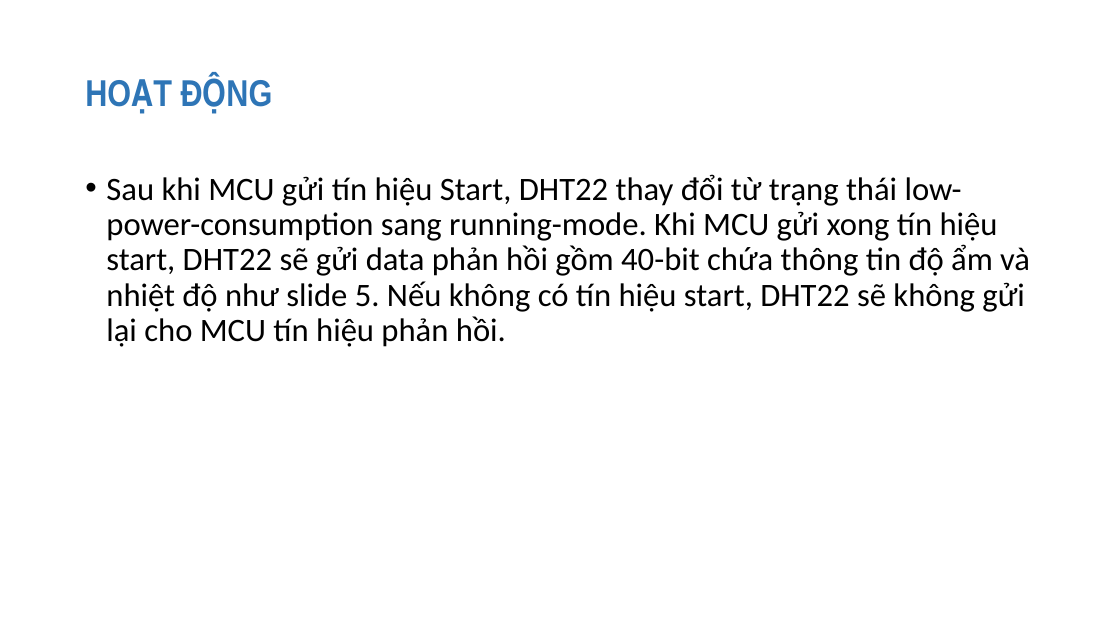
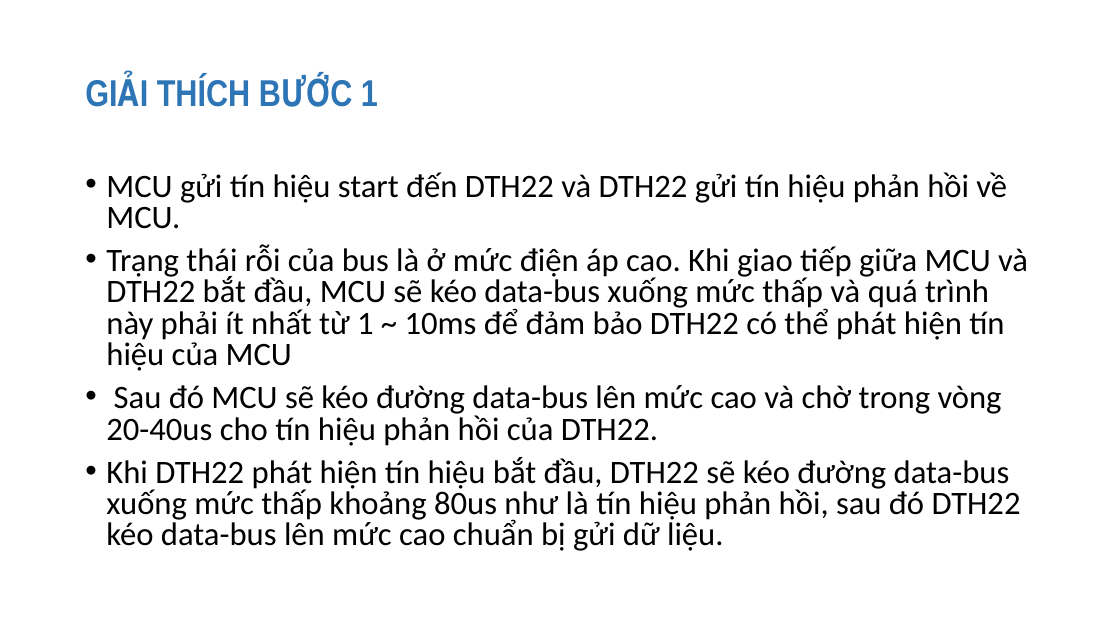
Before and after one commit to tearpolaris/Thesis, a slide deck: slide 11 of Slide/Connetc_IOT.pptx (slide 9 before the commit). Drawn at 1120x630 pixels with LibreOffice and Linux fonts; fonts in the diff are those of the drawing. Boxes give left, top, right and bottom in pixels: in the first picture for what was removed or moved away, otherwise in the second. Text is boxed around its words. In the diff, an @@ line names an element or a change of style, - is before the commit and + after.

```diff
--- a/Slide/Connetc_IOT.pptx
+++ b/Slide/Connetc_IOT.pptx
@@ title at (157,76,378,107): text changed @@
-HOẠT ĐỘNG
+GIẢI THÍCH BƯỚC 1
@@ text at (106,172,1028,551): text changed @@
-• Sau khi MCU gửi tín hiệu Start, DHT22 thay đổi từ trạng thái low-power-consumption sang running-mode. Khi MCU gửi xong tín hiệu start, DHT22 sẽ gửi data phản hồi gồm 40-bit chứa thông tin độ ẩm và nhiệt độ như slide 5. Nếu không có tín hiệu start, DHT22 sẽ không gửi lại cho MCU tín hiệu phản hồi.
+• MCU gửi tín hiệu start đến DTH22 và DTH22 gửi tín hiệu phản hồi về MCU.
+• Trạng thái rỗi của bus là ở mức điện áp cao. Khi giao tiếp giữa MCU và DTH22 bắt đầu, MCU sẽ kéo data-bus xuống mức thấp và quá trình này phải ít nhất từ 1 ~ 10ms để đảm bảo DTH22 có thể phát hiện tín hiệu của MCU
+• Sau đó MCU sẽ kéo đường data-bus lên mức cao và chờ trong vòng 20-40us cho tín hiệu phản hồi của DTH22.
+• Khi DTH22 phát hiện tín hiệu bắt đầu, DTH22 sẽ kéo đường data-bus xuống mức thấp khoảng 80us như là tín hiệu phản hồi, sau đó DTH22 kéo data-bus lên mức cao chuẩn bị gửi dữ liệu.
```
Also in this commit, not shown: 6 slides added, 1 slide removed, 1 other file.
